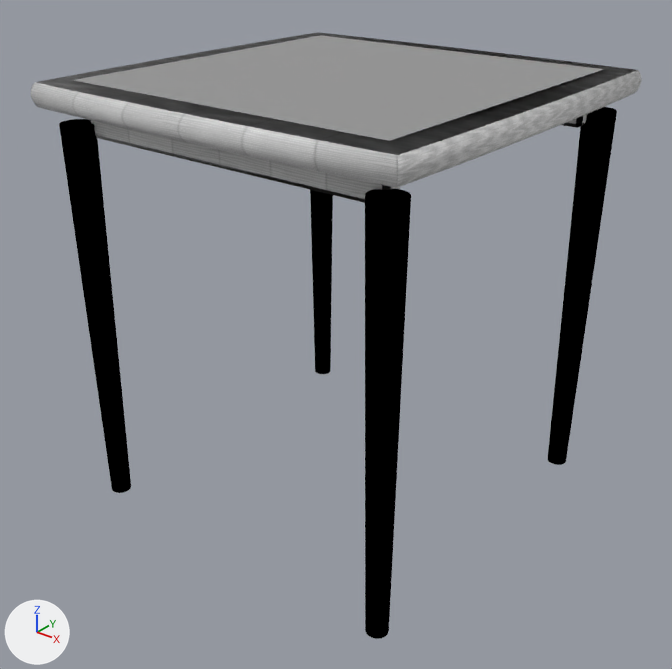
One commit to the glTF model public/models/mesacuad.glb: the scene before it, then after it.
Both versions are drawn from a 50 mm lens placed at (0.931, -1.189, 1.03), pointed at (0.008, -0.036, 0.315). The lights are fixed; the arrows at lower left show +X, +Y and +Z. The older version comes first. Vertices at exactly the same position are counted once.
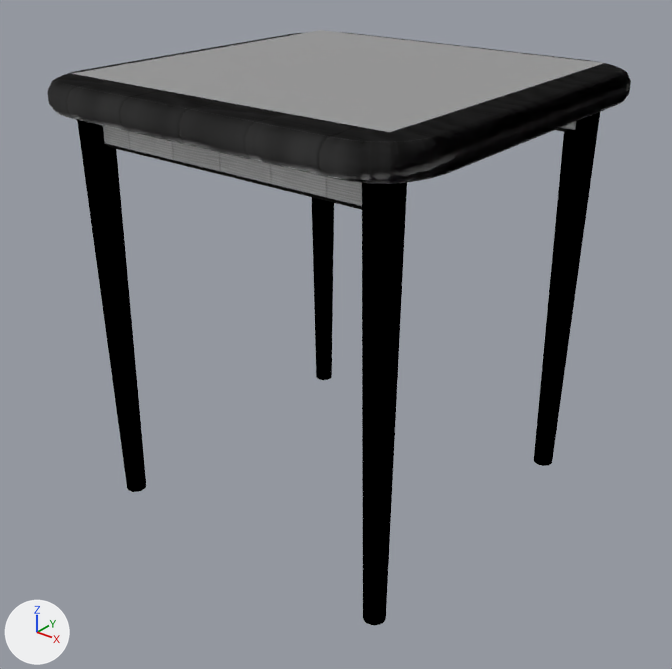
Where the change shows, as pixel boxes [x1, y1, x2, y2] in the pictures (672 x 669 px; the box of a moved part takes in the faces that stretch with it):
'Mesh_0', reshaped: before [31, 32, 642, 639]; after [47, 30, 631, 625]
part 1 of me_mesh_0, moved or reshaped: before [91, 120, 400, 203]; after [103, 126, 362, 210]
part 2 of me_mesh_0, moved or reshaped (mostly hidden): before [562, 114, 587, 128]; after [556, 122, 576, 132]
part 3 of me_mesh_0, added: after [312, 197, 334, 380]
part 4 of me_mesh_0, added: after [534, 112, 600, 466]
part 5 of me_mesh_0, added: after [77, 120, 146, 492]
part 6 of me_mesh_0, added: after [362, 182, 407, 625]
part 7 of me_mesh_0, moved or reshaped: before [74, 35, 604, 141]; after [72, 30, 604, 132]
part 8 of me_mesh_0, rebuilt: before [31, 32, 642, 188]; after [47, 32, 631, 183]
part 9 of me_mesh_0, deleted: before [310, 190, 333, 374]
part 10 of me_mesh_0, deleted: before [548, 107, 617, 465]
part 11 of me_mesh_0, deleted: before [59, 119, 131, 493]
part 12 of me_mesh_0, deleted: before [365, 189, 411, 639]

The change, as a diff of the scene's bpy script:
```diff
--- a/public/models/mesacuad.glb.py
+++ b/public/models/mesacuad.glb.py
@@ me_mesh_0 @@
 # used by ob_mesh_0; location = (0.0, 0.0, 0.0)
-me_mesh_0.from_pydata(...)  # 1182 vertices, 2330 faces; spans x -0.36..0.36, y -0.36..0.36, z 0.0..0.756
+me_mesh_0.from_pydata(...)  # 486 vertices, 938 faces; spans x -0.359..0.359, y -0.359..0.359, z 0.0..0.766
+# me_mesh_0 part 1: the loose piece of 24 vertices spanning x -0.29..0.29, y -0.287..-0.252, z 0.665..0.725 is moved by (0.0, 0.0, -0.01)
+# me_mesh_0 part 2: the loose piece of 24 vertices spanning x -0.29..0.29, y 0.252..0.287, z 0.665..0.725 is moved by (0.0, 0.0, -0.01)
+# me_mesh_0 part 3: a new loose piece, a 32-sided cut cone along z (radius 0.018 at the low end, 0.028 at the high end) spanning x -0.308..-0.252, y 0.252..0.308, z 0.0..0.705, in mat_legs (light grey #d4d7dd)
+# me_mesh_0 part 4: a new loose piece, a 32-sided cut cone along z (radius 0.018 at the low end, 0.028 at the high end) spanning x 0.252..0.308, y 0.252..0.308, z 0.0..0.705, in mat_legs (light grey #d4d7dd)
+# me_mesh_0 part 5: a new loose piece, a 32-sided cut cone along z (radius 0.018 at the low end, 0.028 at the high end) spanning x -0.308..-0.252, y -0.308..-0.252, z 0.0..0.705, in mat_legs (light grey #d4d7dd)
+# me_mesh_0 part 6: a new loose piece, a 32-sided cut cone along z (radius 0.018 at the low end, 0.028 at the high end) spanning x 0.252..0.308, y -0.308..-0.252, z 0.0..0.705, in mat_legs (light grey #d4d7dd)
+# me_mesh_0 part 7: the loose piece of 4 vertices spanning x -0.3..0.3, y -0.3..0.3, z 0.756 is moved by (0.0, 0.0, 0.01)
+# me_mesh_0 part 8: the loose piece of 866 vertices spanning x -0.36..0.36, y -0.36..0.36, z 0.715..0.755 is rebuilt with 170 vertices and now spans x -0.359..0.359, y -0.359..0.359, z 0.71..0.76
+# me_mesh_0 part 9: the loose piece of 66 vertices spanning x -0.328..-0.272, y 0.272..0.328, z 0.0..0.69 is deleted
+# me_mesh_0 part 10: the loose piece of 66 vertices spanning x 0.272..0.328, y 0.272..0.328, z 0.0..0.69 is deleted
+# me_mesh_0 part 11: the loose piece of 66 vertices spanning x -0.328..-0.272, y -0.328..-0.272, z 0.0..0.69 is deleted
+# me_mesh_0 part 12: the loose piece of 66 vertices spanning x 0.272..0.328, y -0.328..-0.272, z 0.0..0.69 is deleted
 me_mesh_0.materials.append(mat_wood)
```
